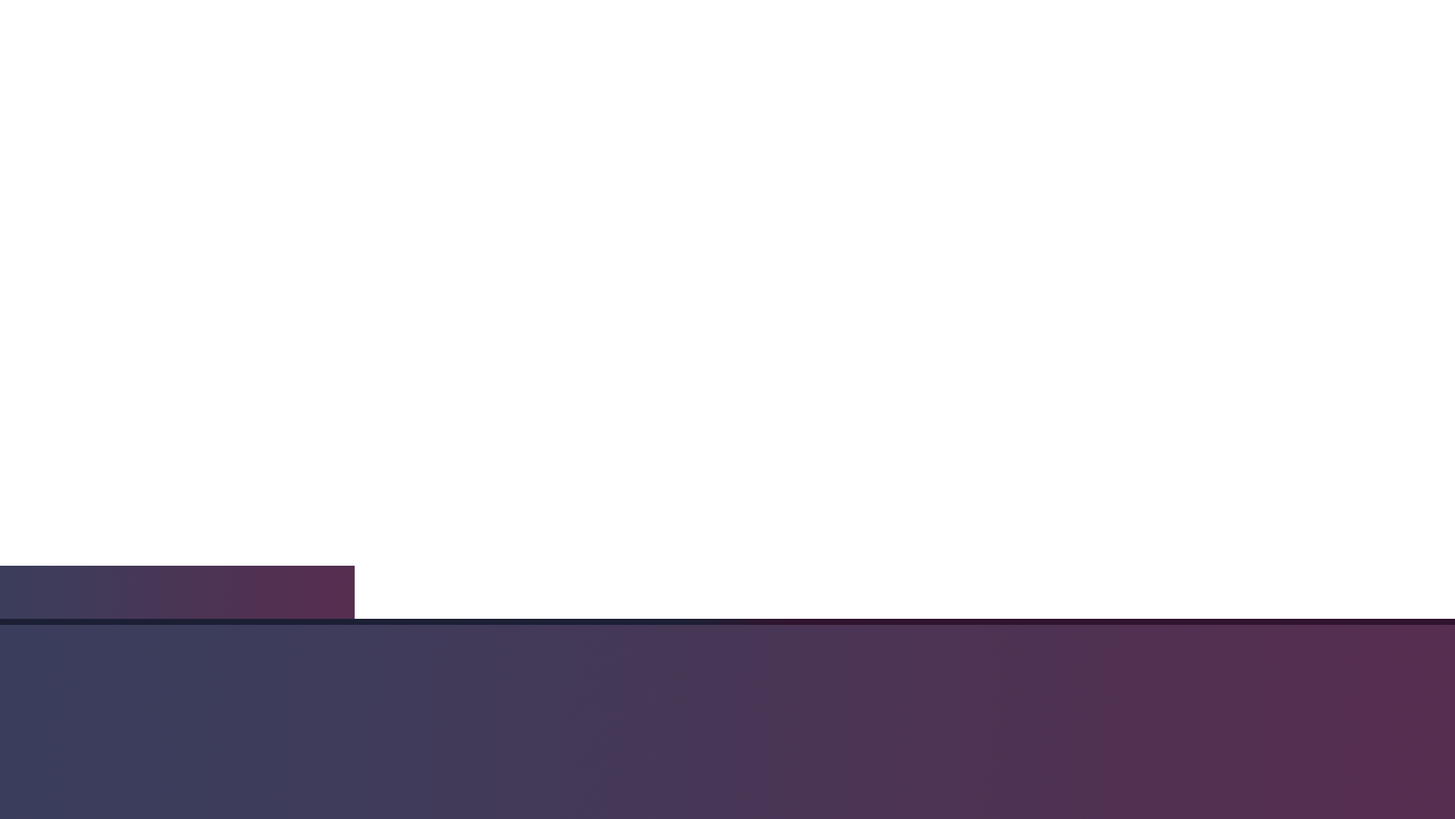
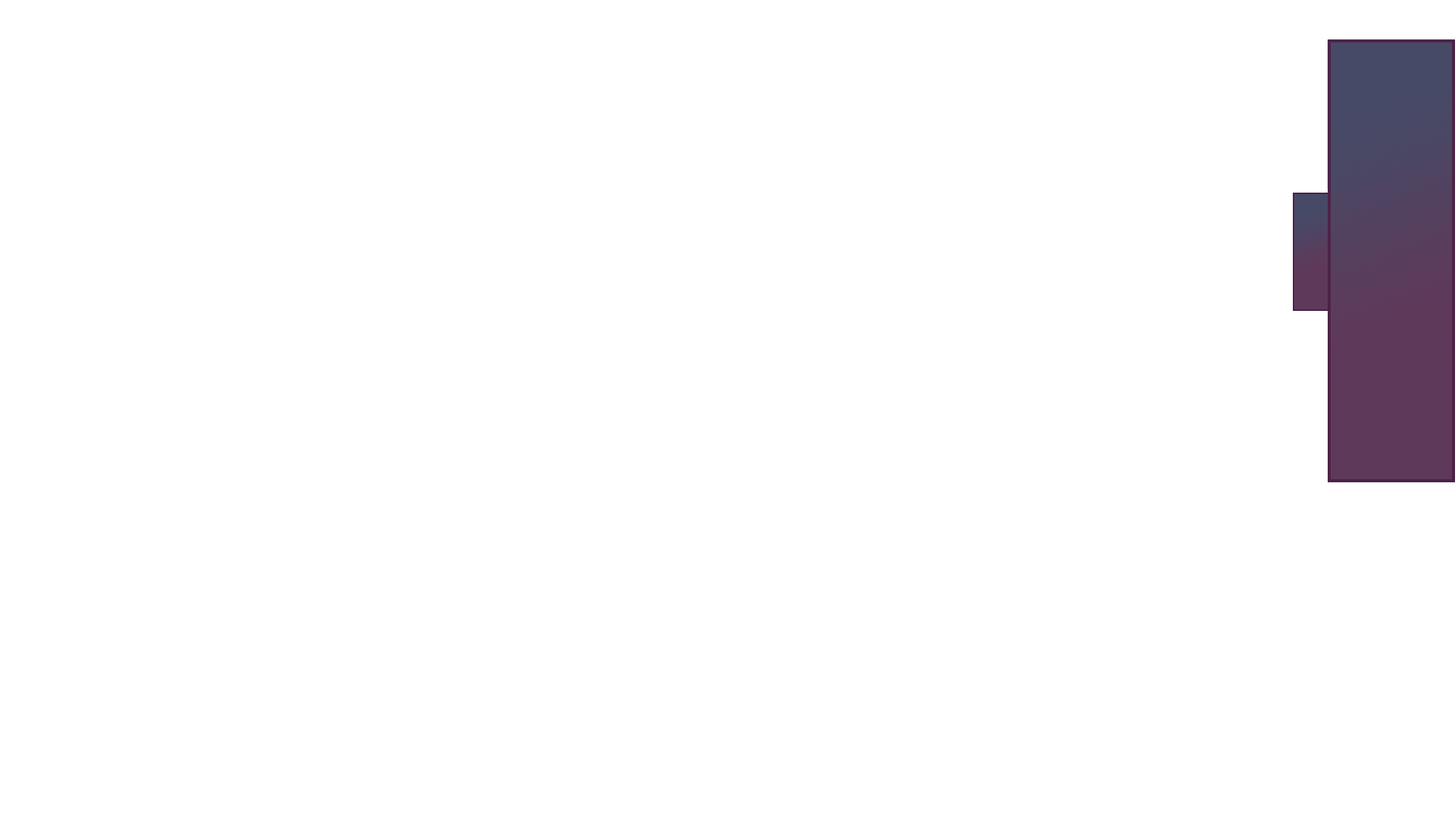
Comparing the layer stacks of the two 1455px x 819px images. Changes:
added layer "矩形 3" above "矩形 2" over [1293, 39, 1455, 483]
hid "矩形 2", painted on it over [0, 618, 1455, 625]
hid "矩形 1" (1st of 2), painted on it over [0, 565, 355, 695]
hid "矩形 1" (2nd of 2), painted on it over [0, 624, 1455, 819]
